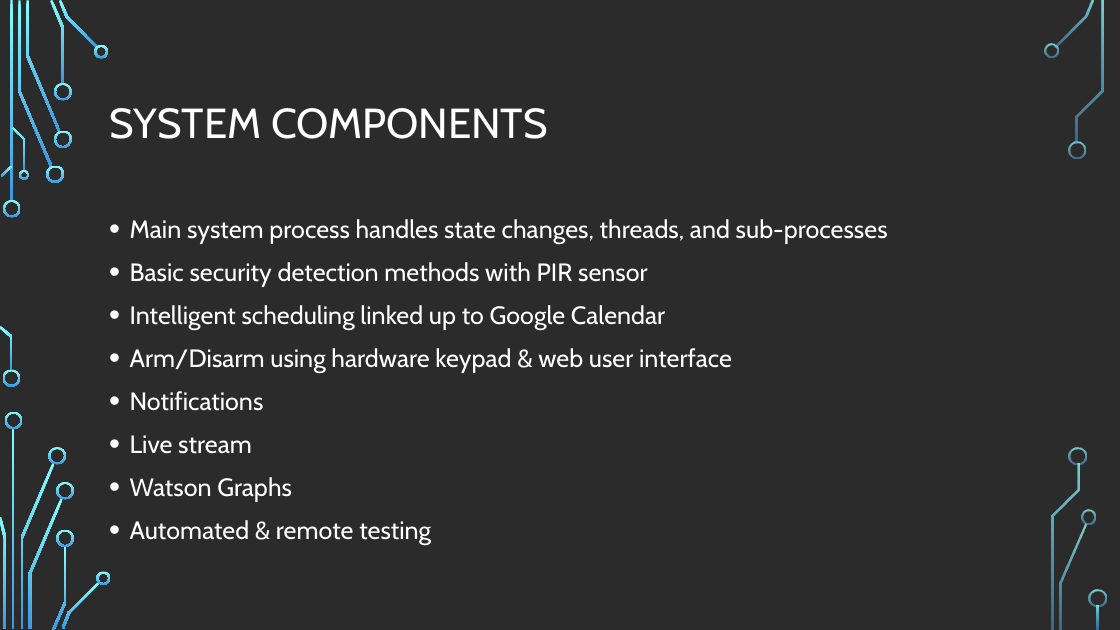
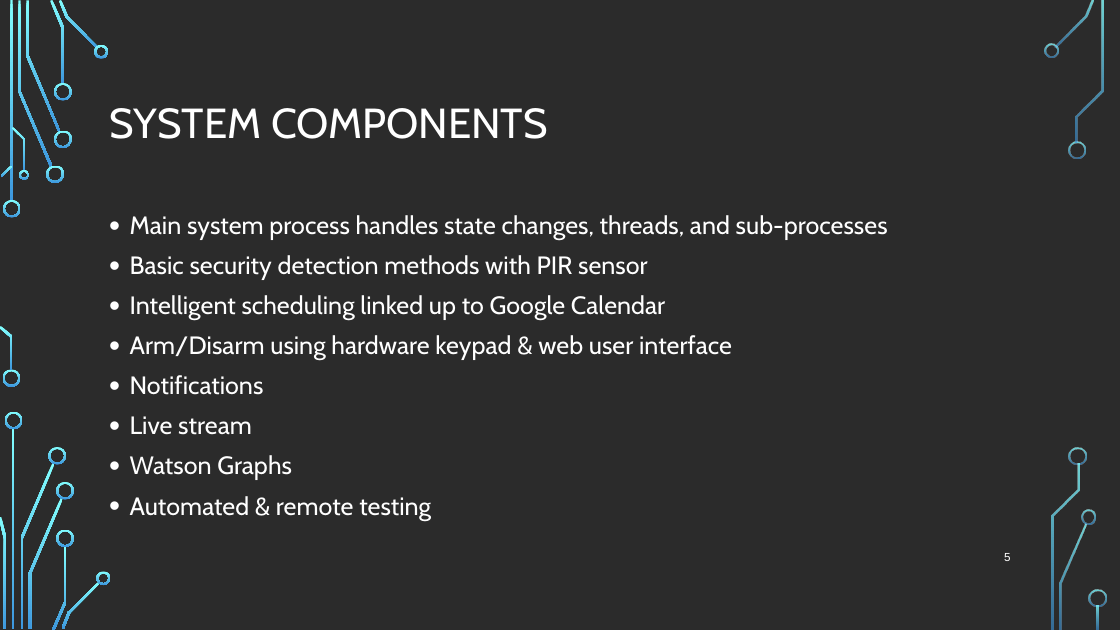
Before and after one commit to AdamCorbinFAUPhD/CEN5035-Software-Engineering-Course-Project, a slide deck: slide 5 of proposal/Smart Security System_presentation.pptx. Drawn at 1120x630 pixels with LibreOffice and Linux fonts; fonts in the diff are those of the drawing; background and template pictures are left out; a plain dark background stands for a picture behind light text. Boxes give left, top, right and bottom in pixels: in the first picture for what was removed or moved away, otherwise in the second. Text is boxed around its words. In the diff, an @@ line names an element or a change of style, - is before the commit and + after.

```diff
--- a/proposal/Smart Security System_presentation.pptx
+++ b/proposal/Smart Security System_presentation.pptx
@@ text "Main system process handles state ..." at [130,215,888,520]: line spacing 1.08 to 0.98 @@
@@ page number added at [1004,553,1010,561], 10 pt, text #FFFFFF @@
+5
```
Also in this commit, not shown: 8 other slides changed, 2 other files.
